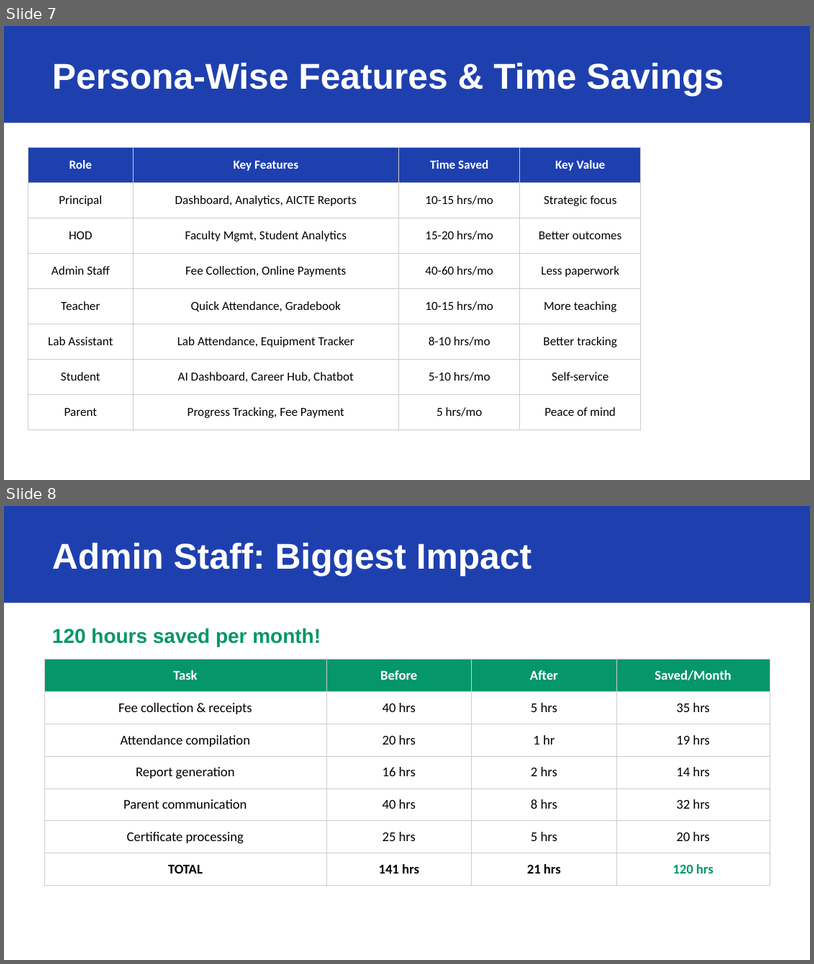
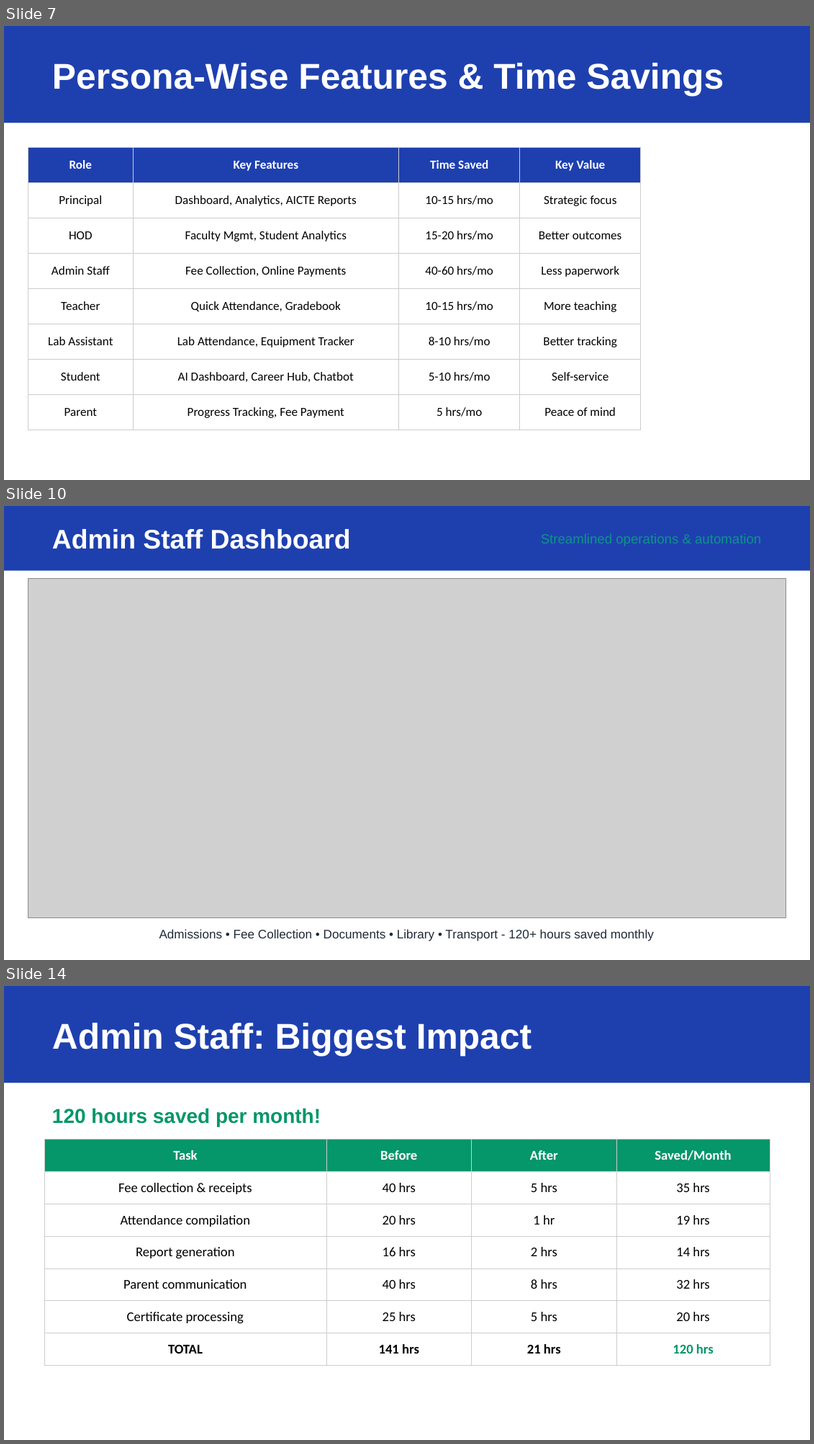
Before and after one commit to gsriramve/edunexus, a slide deck: docs/sales/EduNexus_Sales_Pitch.pptx. Shown one above the other, each under a label of ours: slides 7 and 8 before the commit, slides 7, 10 and 14 after it; the slides between them are not shown. The pictures are 814x964 and 814x1444 pixels, drawn with LibreOffice and Linux fonts; fonts in the diff are those of the drawing; grey boxes stand for pictures. Boxes give left, top, right and bottom in pixels: in the first picture for what was removed or moved away, otherwise in the second. Text is boxed around its words. In the diff, an @@ line names an element or a change of style, - is before the commit and + after.

```diff
--- a/docs/sales/EduNexus_Sales_Pitch.pptx
+++ b/docs/sales/EduNexus_Sales_Pitch.pptx
@@ slide 10 added at (4, 506, 810, 960), background #FFFFFF @@
@@ rectangle added at (4, 506, 810, 571), fill #1E40AF @@
@@ text added at (52, 529, 351, 549), 24 pt, text #FFFFFF, bold @@
+Admin Staff Dashboard
@@ text added at (541, 533, 761, 546), 12 pt, text #0D9488 @@
+Streamlined operations & automation
@@ picture added at (28, 579, 786, 917) @@
@@ text added at (160, 929, 654, 941), 11 pt, text #1F2937 @@
+Admissions • Fee Collection • Documents • Library • Transport - 120+ hours saved monthly
@@ what was slide 8 is now slide 14 @@
```
Also in this commit, not shown: 5 other slides added, 1 other file.
